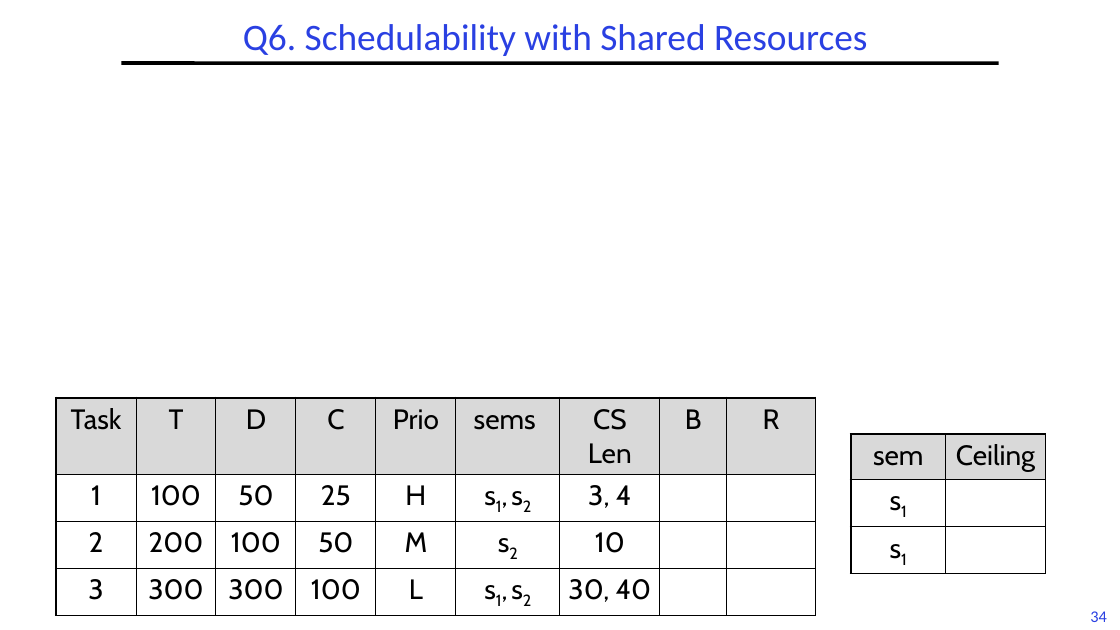
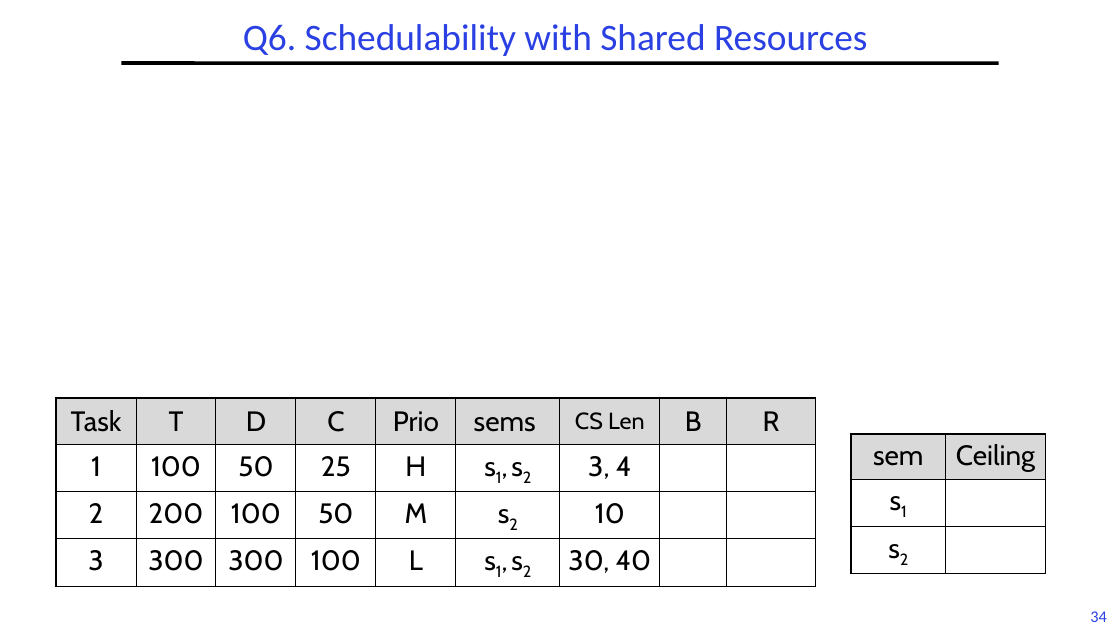
Before and after one commit to guhofstra/CSC256Fa25, a slide deck: slide 34 of PPTs/L6-Exercises ANS.pptx. Drawn at 1120x630 pixels with LibreOffice and Linux fonts; fonts in the diff are those of the drawing; grey boxes stand for pictures. Boxes give left, top, right and bottom in pixels: in the first picture for what was removed or moved away, otherwise in the second. Text is boxed around its words. In the diff, an @@ line names an element or a change of style, - is before the commit and + after.

```diff
--- a/PPTs/L6-Exercises ANS.pptx
+++ b/PPTs/L6-Exercises ANS.pptx
@@ table at (56,398,816,586) @@
@@ size 24 to 20 pt in "CS Len" @@
@@ table at (851,434,1045,574) @@
-row 3, column 1: s1
+row 3, column 1: s2
```
Also in this commit, not shown: 5 other slides changed, 4 other files.
